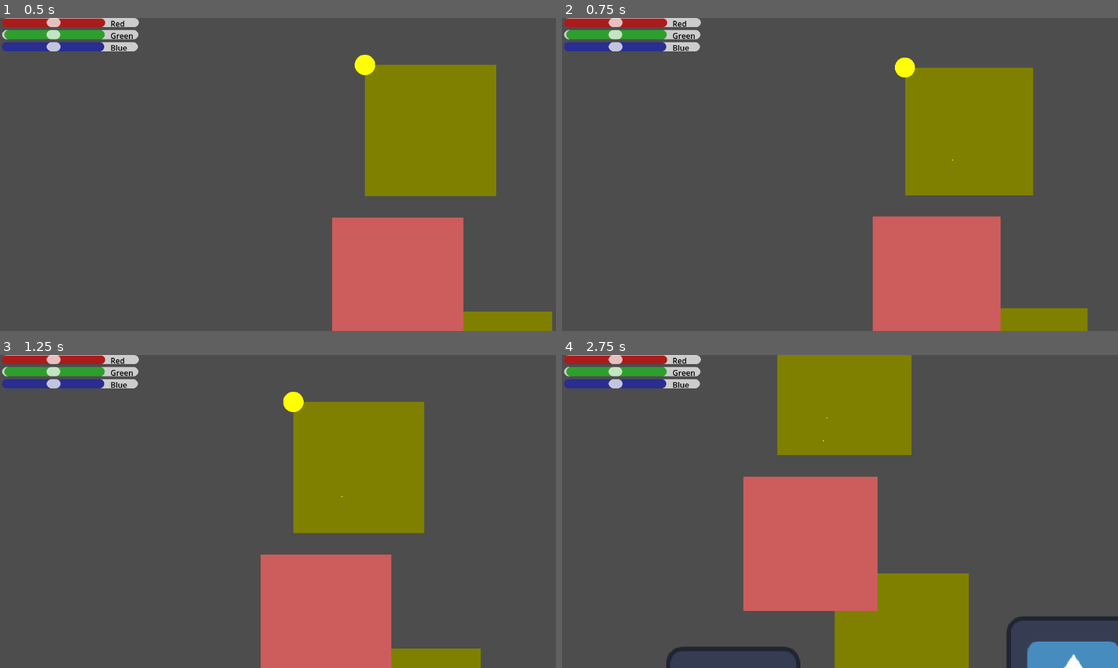
Above: before the commit, frames 1-4 (two rows, left to right).
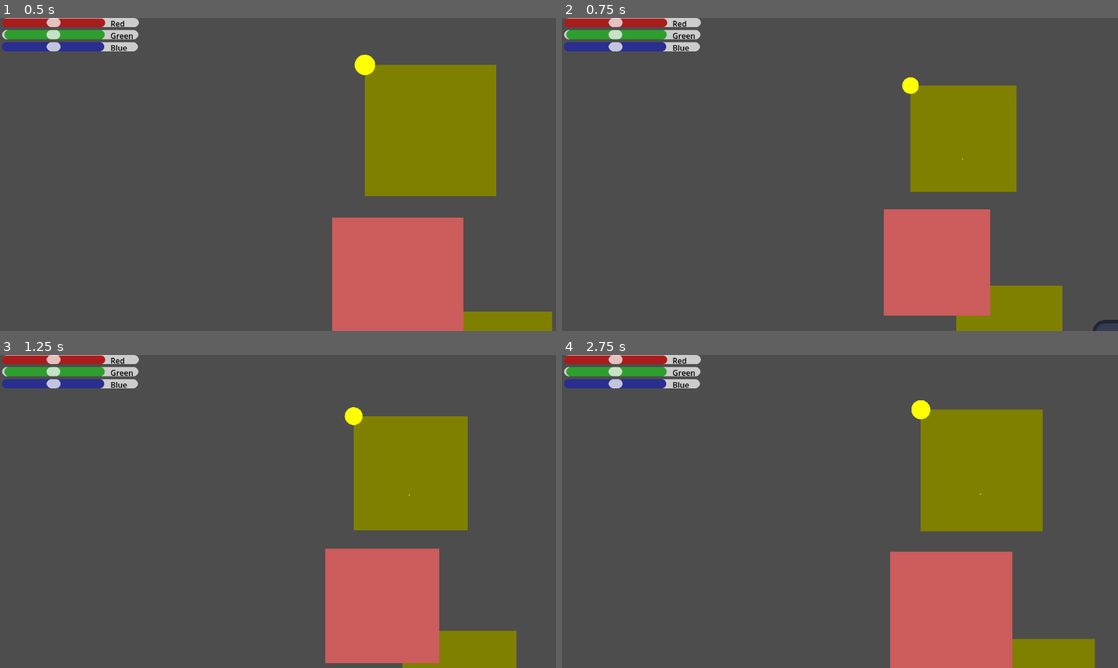
Above: after the commit, the same moments.

Repository: y1z/ms-pixel
Game: Godot game, scene res://Scenes/main.tscn
The game is run twice, just before and just after one commit, with the same random seed, the same clock (stepped at 60 frames per second) and the same inputs. The engine's default icon, where the game draws it, is replaced by a stand-in: a white triangle on a blue panel in a dark square.
Inputs (mouse positions are in pixels of both pictures, inside the frame that each line leads up to):
- Up to frame 1 (0.5 s): no input
- Up to frame 2 (0.75 s): tap Enter at 0.5 s; move the mouse to (962, 158) at 0.52 s; hold D (move_right) from 0.53 s (still down); tap Mouse wheel down (scroll_down) at 0.6 s; click (962, 158) at 0.67 s
- Up to frame 3 (1.25 s): keep holding D (move_right); tap Mouse wheel up (scroll_up) at 0.8 s
- Up to frame 4 (2.75 s): move the mouse to (728, 527) at 1.27 s; release D (move_right) at 1.28 s; hold S (move_down) 1.28-2.03 s; tap Mouse wheel up (scroll_up) at 1.35, 2.3 s; click (728, 527) at 1.42 s; tap Mouse wheel down (scroll_down) at 1.55 s; move the mouse to (895, 442) at 2.02 s; press the mouse at (895, 442) at 2.03 s; hold D (move_right) from 2.03 s (still down)

Frame 1 is identical in both runs. In frame 2, 7.1% of the frame differs, in the area x 55-100%, y 12-100%; in frame 3, 17%; in frame 4, 40%, in the area x 18-100%, y 0-100%.

Commit message:
Add mouse controls to camera (details below)
- right click now moves the camera
- the scroll wheel control how zoomed in or out the camera is

Diff:
--- a/Scripts/ms_pixel_camera.gd
+++ b/Scripts/ms_pixel_camera.gd
@@ -1,25 +1,92 @@
 extends Camera2D
 
+### BIT-FLAGS ENUM
+### explanation https://youtu.be/FD8sEMIHPrs
+## keeps track of what the camera can do in a given time
+enum CameraStates {NONE = 0,
+ 	MOVE = (1 << 0),
+ 	ZOOM = (1 << 1)}
 
-func _physics_process(delta: float) -> void:
-	if Input.is_action_pressed("move_down"):
-		self.offset -= (Vector2(0,-1) * 100.0) * delta
+var last_position:Vector2 = Vector2(0,0)
+var start_click_position:Vector2 = Vector2(0,0)
+var end_click_position:Vector2 = Vector2(0,0)
 
-	if Input.is_action_pressed("move_up"):
-		self.offset += (Vector2(0,-1) * 100.0) * delta
+var click_delta:Vector2 = Vector2(0,0)
+var track_mouse_position:bool = false;
+var camera_function_state: CameraStates= CameraStates.NONE
+var zoom_increment_amount: float = 0.4
 
-	if Input.is_action_pressed("move_left"):
-		self.offset -= (Vector2(1,0) * 100.0) * delta
+const ZOOM_MAX:float = 50.0;
+const ZOOM_MIN:float = 0.01;
 
-	if Input.is_action_pressed("move_right"):
-		self.offset += (Vector2(1,0) * 100.0) * delta
+## controls how many times we can zoom in or out
+const ZOOM_AMOUNT_RANGES_SEGMENTS_COUNT: int = 8
+## when to change how much does the camera zooms in or out
+const ZOOM_AMOUNT_RANGES:Array = [ZOOM_MAX,ZOOM_MAX / 2, 10.0,1.0, 0.1]
 
-	if Input.is_action_just_released("scroll_up"):
-		self.zoom.x += 3.0 * delta
-		self.zoom.y += 3.0 * delta
-		pass
 
-	if Input.is_action_just_released("scroll_down"):
-		self.zoom.x -= 3.0 * delta
-		self.zoom.y -= 3.0 * delta
-		pass
+func _process(delta: float) -> void:
+	if Input.is_action_just_pressed(InputNames.click_r):
+		last_position = self.position
+		start_click_position = get_local_mouse_position();
+		camera_function_state = camera_function_state | CameraStates.MOVE as CameraStates
+
+	if Input.is_action_just_released(InputNames.click_r):
+		self.position = last_position + click_delta
+		track_mouse_position = false;
+		camera_function_state = camera_function_state ^ CameraStates.MOVE as CameraStates
+
+	if camera_function_state & CameraStates.MOVE:
+		track_mouse_mode()
+
+	if camera_function_state & CameraStates.ZOOM:
+		calculate_zoom_amount()
+
+
+func _input(event: InputEvent) -> void:
+	if event.is_action_pressed(InputNames.scroll_up,false,true):
+		change_zoom_amount()
+		camera_function_state = camera_function_state | CameraStates.ZOOM as CameraStates
+		return
+
+	if event.is_action_pressed(InputNames.scroll_down,false,true):
+		change_zoom_amount(-1)
+		camera_function_state = camera_function_state | CameraStates.ZOOM as CameraStates
+		return
+
+	if event.is_action_pressed(InputNames.scroll_up_fast):
+		print("scroll up fast")
+		change_zoom_amount(2)
+		camera_function_state = camera_function_state | CameraStates.ZOOM as CameraStates
+
+	if event.is_action_pressed(InputNames.scroll_down_fast):
+		print("scroll down fast")
+		change_zoom_amount(-2)
+		camera_function_state = camera_function_state | CameraStates.ZOOM as CameraStates
+
+	pass
+
+
+func track_mouse_mode() -> void:
+	end_click_position = get_local_mouse_position();
+	click_delta = start_click_position - end_click_position;
+	self.position= last_position + click_delta
+	pass
+
+
+func calculate_zoom_amount() -> void:
+	camera_function_state = camera_function_state ^ CameraStates.ZOOM as CameraStates
+
+	for i in ZOOM_AMOUNT_RANGES.size():
+		if zoom.x >= ZOOM_AMOUNT_RANGES[i]:
+			zoom_increment_amount = (ZOOM_AMOUNT_RANGES[i] / ZOOM_AMOUNT_RANGES_SEGMENTS_COUNT)
+			print(" zoom_increment_amount = %s" % zoom_increment_amount)
+			break;
+
+	pass
+
+
+func change_zoom_amount(multipiler: float = 1.0) -> void:
+	self.zoom.x = clampf(self.zoom.x + (zoom_increment_amount * multipiler), ZOOM_MIN, ZOOM_MAX)
+	self.zoom.y = clampf(self.zoom.y + (zoom_increment_amount * multipiler), ZOOM_MIN, ZOOM_MAX)
+	pass
